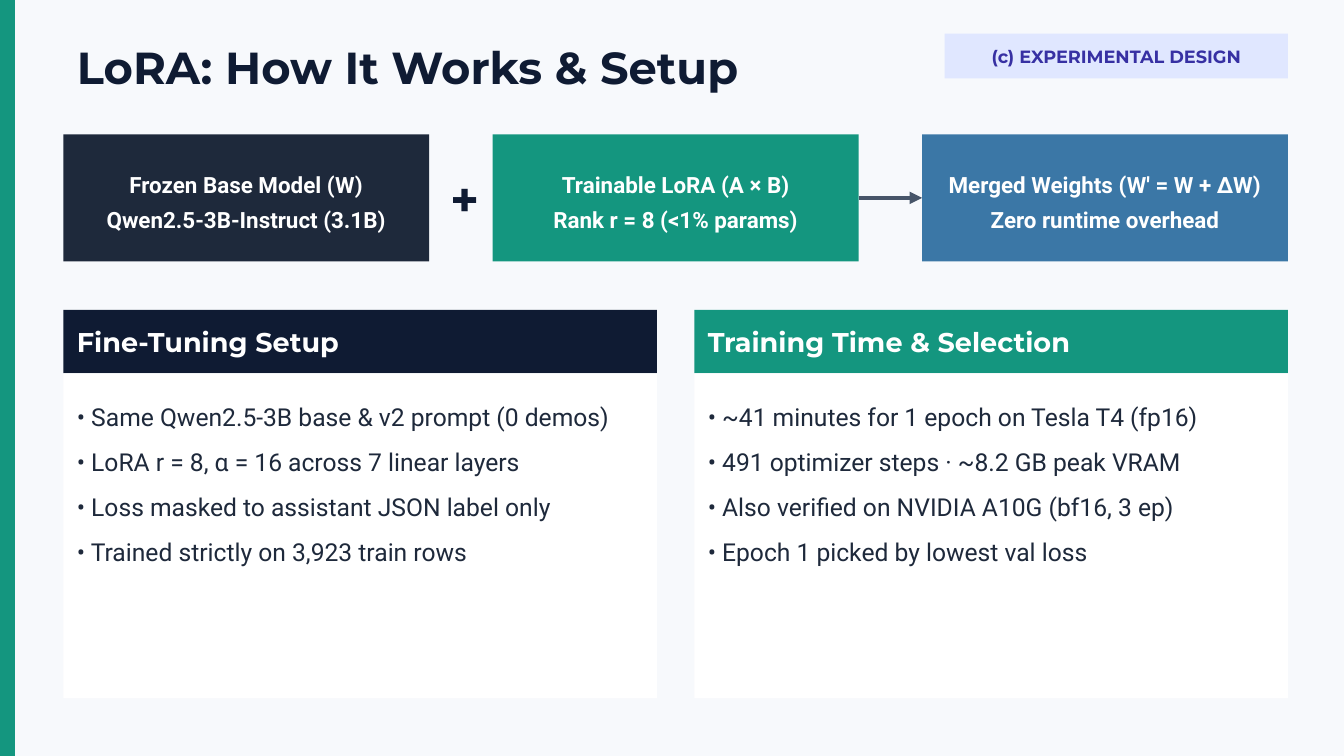
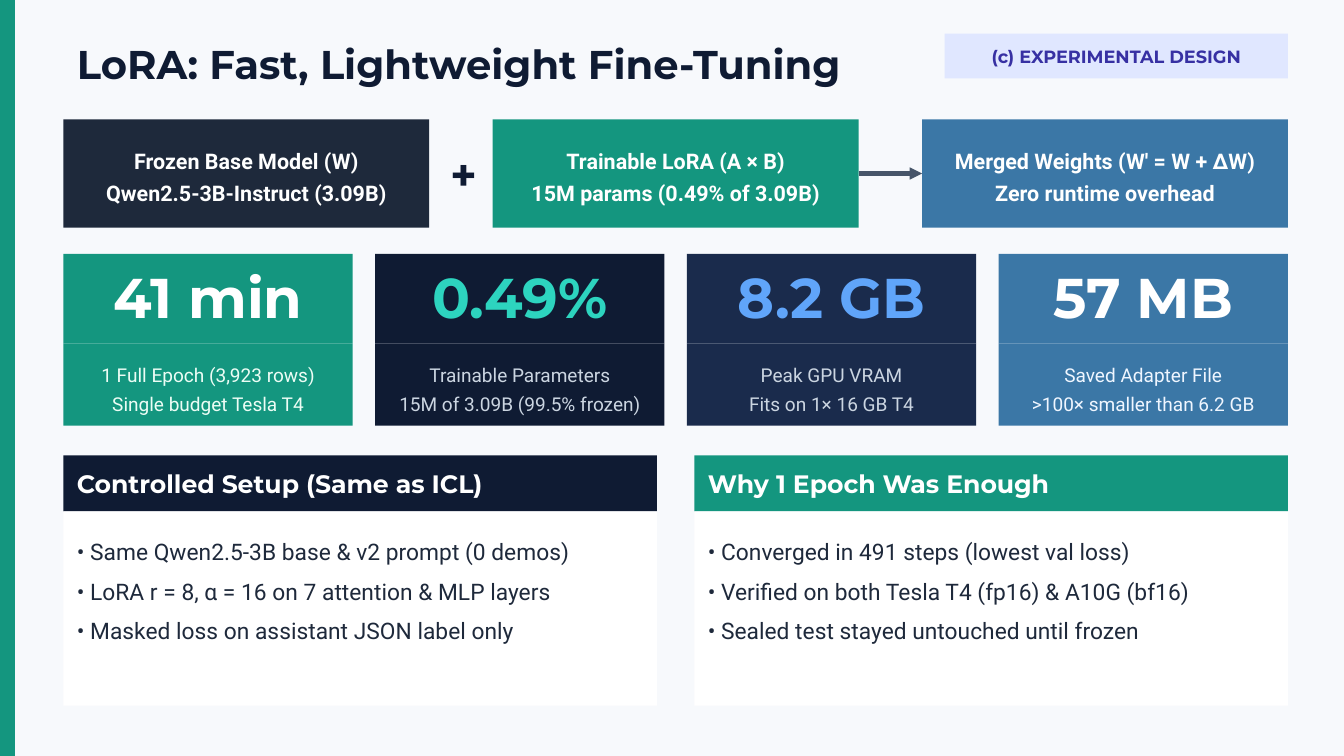
Before and after one commit to timothyleung1/AgentShield_TaskAware_PromptInjectionDetection_for_AutonomousAIAgents, a slide deck: slide 5 of presentation/AgentShield_Presentation.pptx. Drawn at 1344x756 pixels with LibreOffice and Linux fonts; fonts in the diff are those of the drawing. Boxes give left, top, right and bottom in pixels: in the first picture for what was removed or moved away, otherwise in the second. Text is boxed around its words. In the diff, an @@ line names an element or a change of style, - is before the commit and + after.

Commit message:
Highlight LoRA training speed and lightweight efficiency (41 min, 0.49% params, 8.2 GB VRAM, 57 MB) on Slide 5

```diff
--- a/presentation/AgentShield_Presentation.pptx
+++ b/presentation/AgentShield_Presentation.pptx
@@ text at (77,47,841,87): text changed; size 24 to 21.5 pt @@
-LoRA: How It Works & Setup
+LoRA: Fast, Lightweight Fine-Tuning
@@ rectangle "Frozen Base Model (W)": place and size @@
-rectangle "Frozen Base Model (W)" at (63,134,429,261)
+rectangle "Frozen Base Model (W)" at (63,120,429,228)
@@ text "+": place and size @@
-text "+" at (437,157,485,239)
+text "+" at (437,133,485,215)
@@ text "+" at (437,133,485,215): size 26 to 24 pt @@
@@ rectangle "Trainable LoRA (A × B)": place and size @@
-rectangle "Trainable LoRA (A × B)" at (493,134,859,261)
+rectangle "Trainable LoRA (A × B)" at (493,120,859,228)
@@ rectangle "Merged Weights (W' = W ...": place and size @@
-rectangle "Merged Weights (W' = W ..." at (922,134,1288,261)
+rectangle "Merged Weights (W' = W ..." at (922,120,1288,228)
@@ rectangle "Merged Weights (W' = W ..." at (922,120,1288,228): size 12 to 11.5 pt; line spacing 1.3 to 1.26 @@
@@ text in rectangle at (134,152,358,174): size 12 to 11.5 pt in "Frozen Base Model (W)"; line spacing 1.3 to 1.26 @@
@@ text in rectangle at (566,152,784,174): size 12 to 11.5 pt in "Trainable LoRA (A × B)"; line spacing 1.3 to 1.26 @@
@@ arrow moved from (859, 198) - (922, 198) to (859, 173) - (922, 173) @@
@@ text in rectangle at (106,184,386,206): text changed; size 12 to 11.5 pt @@
-Qwen2.5-3B-Instruct (3.1B)
+Qwen2.5-3B-Instruct (3.09B)
@@ text in rectangle at (531,184,819,206): text changed; size 12 to 11.5 pt @@
-Rank r = 8 (<1% params)
+15M params (0.49% of 3.09B)
@@ rectangle added at (63,254,352,344), fill #14967F, 30 pt, text #FFFFFF, bold @@
+41 min
@@ rectangle added at (375,254,664,344), fill #0F1B33, 30 pt, text #2DD4BF, bold @@
+0.49%
@@ rectangle added at (687,254,976,344), fill #1A2B4C, 30 pt, text #60A5FA, bold @@
+8.2 GB
@@ rectangle added at (999,254,1288,344), fill #3B77A6, 30 pt, text #FFFFFF, bold @@
+57 MB
@@ rectangle removed at (63,310,657,374) @@
-Fine-Tuning Setup
@@ rectangle removed at (695,310,1289,374) @@
-Training Time & Selection
@@ rectangle added at (63,344,352,426), fill #14967F, 10.2 pt, text #ECFDF5 @@
+1 Full Epoch (3,923 rows)
+Single budget Tesla T4
@@ rectangle added at (375,344,664,426), fill #0F1B33, 10.2 pt, text #CBD5E1 @@
+Trainable Parameters
+15M of 3.09B (99.5% frozen)
@@ rectangle added at (687,344,976,426), fill #1A2B4C, 10.2 pt, text #CBD5E1 @@
+Peak GPU VRAM
+Fits on 1× 16 GB T4
@@ rectangle added at (999,344,1288,426), fill #3B77A6, 10.2 pt, text #EFF6FF @@
+Saved Adapter File
+>100× smaller than 6.2 GB
@@ rectangle removed at (695,374,1289,699) @@
-• ~41 minutes for 1 epoch on Tesla T4 (fp16)
-• 491 optimizer steps · ~8.2 GB peak VRAM
-• Also verified on NVIDIA A10G (bf16, 3 ep)
-• Epoch 1 picked by lowest val loss
@@ rectangle added at (63,456,657,512), fill #0F1B33, 13.5 pt, text #FFFFFF, bold @@
+Controlled Setup (Same as ICL)
@@ rectangle added at (695,456,1289,512), fill #14967F, 13.5 pt, text #FFFFFF, bold @@
+Why 1 Epoch Was Enough
@@ rectangle "• Same Qwen2.5-3B base & ...": place and size @@
-rectangle "• Same Qwen2.5-3B base & ..." at (63,374,657,699)
+rectangle "• Same Qwen2.5-3B base & ..." at (63,512,657,706)
@@ rectangle added at (695,512,1289,706), fill #FFFFFF, 12.2 pt, text #1E293B @@
+• Converged in 491 steps (lowest val loss)
+• Verified on both Tesla T4 (fp16) & A10G (bf16)
+• Sealed test stayed untouched until frozen
@@ text in rectangle at (90,542,569,565): size 13.2 to 12.2 pt in "• Same Qwen2.5-3B base & v2 prompt ..."; line spacing 1.52 to 1.46 @@
@@ text in rectangle at (90,583,550,644): text changed; size 13.2 to 12.2 pt @@
-• LoRA r = 8, α = 16 across 7 linear layers
-• Loss masked to assistant JSON label only
-• Trained strictly on 3,923 train rows
+• LoRA r = 8, α = 16 on 7 attention & MLP layers
+• Masked loss on assistant JSON label only
```
Also in this commit, not shown: 2 other files.
